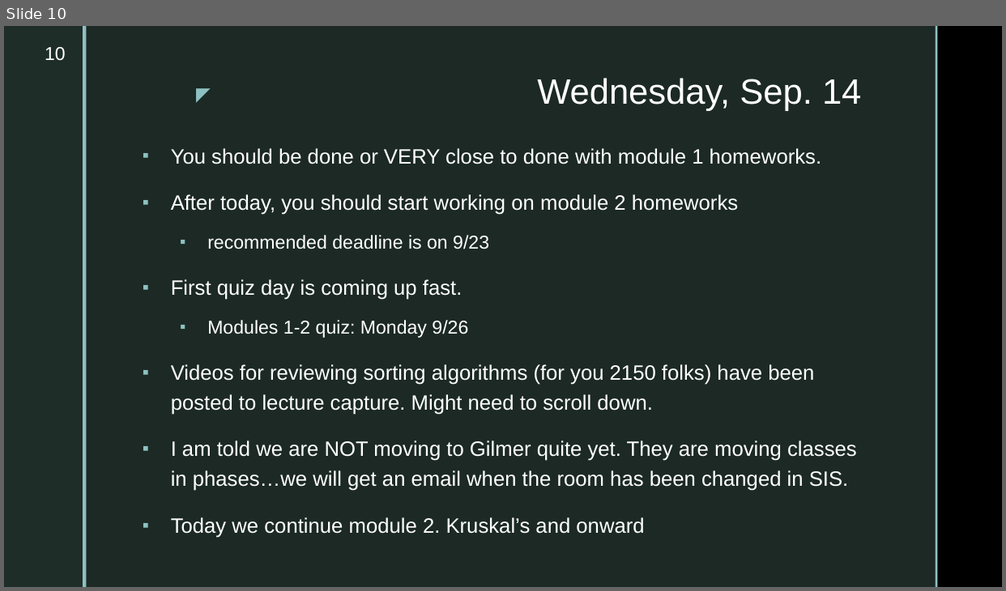
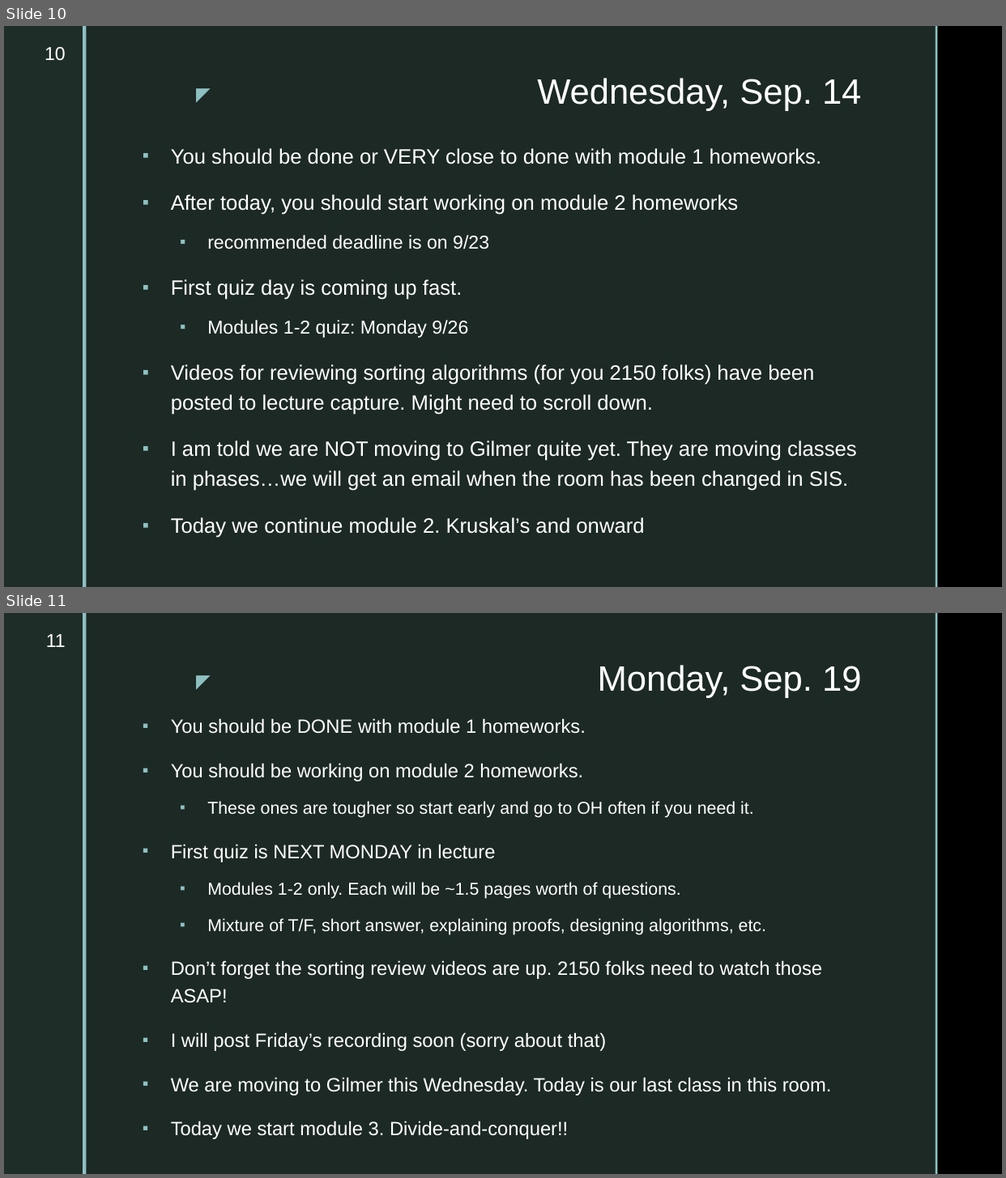
Before and after one commit to markfloryan/dsa2, a slide deck: slides/dailyannouncements.pptx. Shown one above the other, each under a label of ours: slide 10 before the commit, slides 10 and 11 after it. The pictures are 1006x591 and 1006x1178 pixels, drawn with LibreOffice and Linux fonts; fonts in the diff are those of the drawing; background and template pictures are left out. Boxes give left, top, right and bottom in pixels: in the first picture for what was removed or moved away, otherwise in the second. Text is boxed around its words. In the diff, an @@ line names an element or a change of style, - is before the commit and + after.

```diff
--- a/slides/dailyannouncements.pptx
+++ b/slides/dailyannouncements.pptx
@@ slide 11 added at (4,613,1002,1174), background picture (left out); not listed: 5 template elements that a slide beside it also shows @@
@@ page number added at (46,634,66,647), 18 pt, text #FFFFFF @@
+11
@@ title added at (598,665,861,698), 34 pt, text #FFFFFF @@
+Monday, Sep. 19
@@ text added at (171,718,832,1139), 18.5 pt, text #FFFFFF @@
+▪ You should be DONE with module 1 homeworks.
+▪ You should be working on module 2 homeworks.
+  ▪ These ones are tougher so start early and go to OH often if you need it.
+▪ First quiz is NEXT MONDAY in lecture
+  ▪ Modules 1-2 only. Each will be ~1.5 pages worth of questions.
+  ▪ Mixture of T/F, short answer, explaining proofs, designing algorithms, etc.
+▪ Don’t forget the sorting review videos are up. 2150 folks need to watch those ASAP!
+▪ I will post Friday’s recording soon (sorry about that)
+▪ We are moving to Gilmer this Wednesday. Today is our last class in this room.
+▪ Today we start module 3. Divide-and-conquer!!
```
Also in this commit, not shown: 2 other files.
